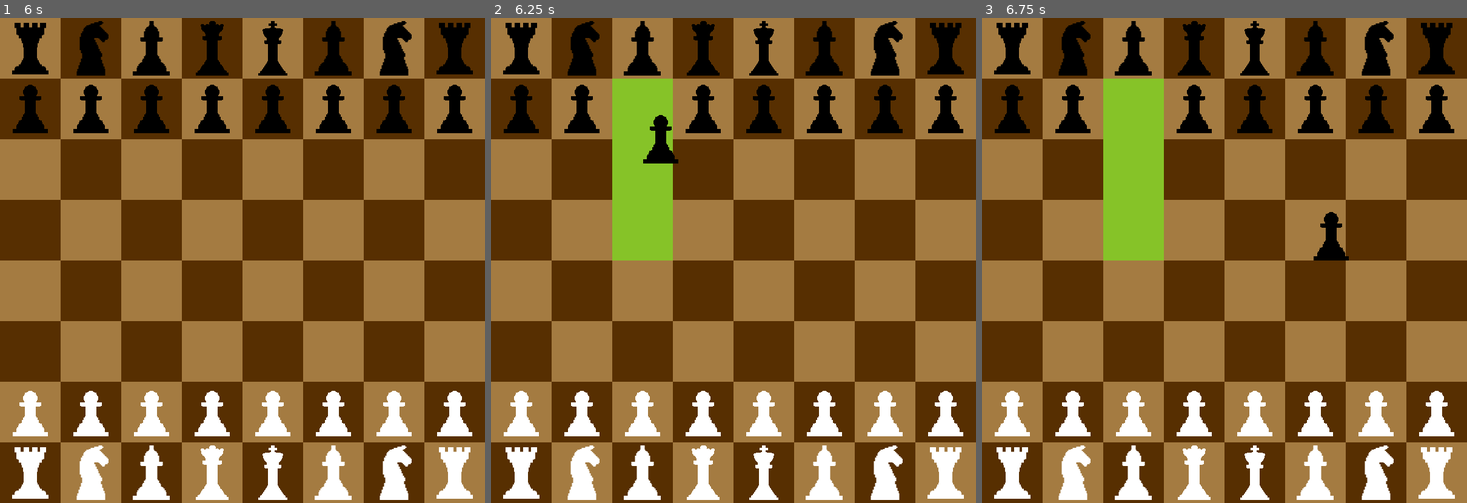
Above: before the commit, frames 1-3 (left to right).
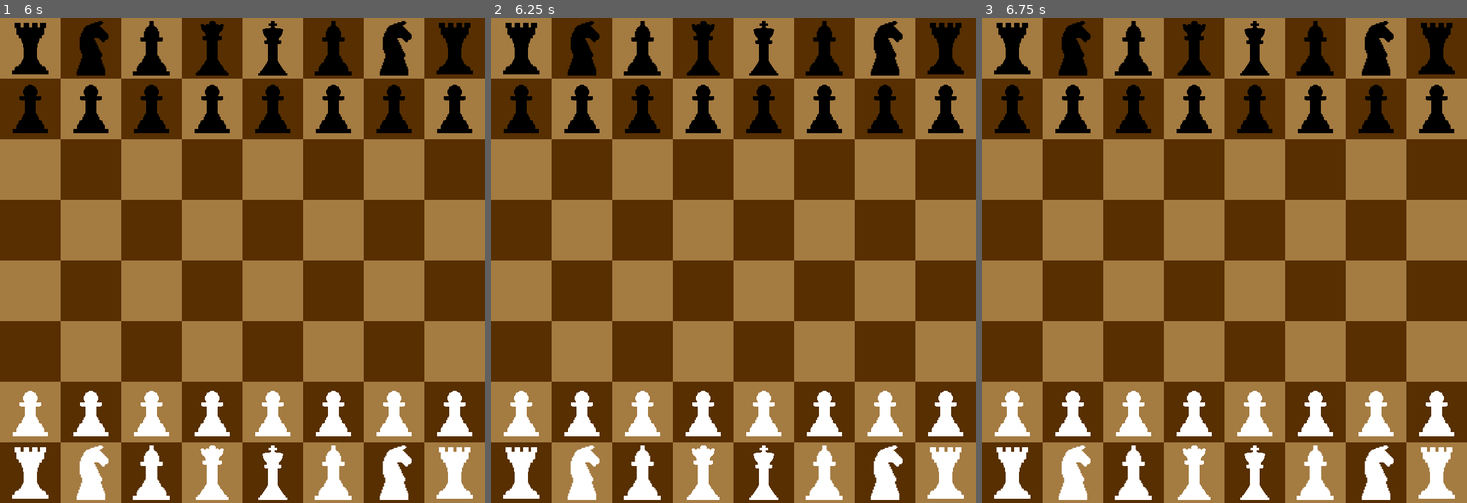
Above: after the commit, the same moments.

Repository: sammy-kuang/EvolutionChess
Game: Godot game, scene res://Scene.tscn
The game is run twice, just before and just after one commit, with the same random seed, the same clock (stepped at 60 frames per second) and the same inputs. This scene is started directly instead of the project's main scene.
Inputs (mouse positions are in pixels of both pictures, inside the frame that each line leads up to):
- Up to frame 1 (6 s): tap Enter at 0.5, 2, 3.5 s; move the mouse to (349, 236) at 0.52 s; press the mouse at (349, 236) at 0.53 s; tap R (undo) at 0.8, 1.35, 2.3, 2.85, 3.8, 4.35, 5.3, 5.85 s; tap Space at 1.25, 2.75, 4.25 s; move the mouse to (145, 284) at 1.27 s; release the mouse at (145, 284) at 1.28 s; click (145, 284) at 1.55 s; move the mouse to (291, 153) at 2.02 s; press the mouse at (291, 153) at 2.03 s; move the mouse to (218, 357) at 2.77 s; release the mouse at (218, 357) at 2.78 s; click (218, 357) at 3.05 s; move the mouse to (388, 333) at 3.52 s; press the mouse at (388, 333) at 3.53 s; tap Escape (close, bound only after the commit) at 4.15 s; move the mouse to (97, 187) at 4.27 s; release the mouse at (97, 187) at 4.28 s; click (97, 187) at 4.55 s; move the mouse to (266, 260) at 5.02 s; press the mouse at (266, 260) at 5.03 s; move the mouse to (169, 139) at 5.77 s; release the mouse at (169, 139) at 5.78 s
- Up to frame 2 (6.25 s): click (660, 139) at 6.05 s
- Up to frame 3 (6.75 s): move the mouse to (1331, 236) at 6.52 s; press the mouse at (1331, 236) at 6.53 s

Frame 1 is identical in both runs. In frame 2, 4.7% of the frame differs, in the area x 25-39%, y 12-50%; in frame 3, 5.0%, in the area x 25-76%, y 12-50%.

Commit message:
add piece movement enforcement, add basic checking, prepare for upgraded movements

Diff:
--- a/Instances/Piece.gd
+++ b/Instances/Piece.gd
@@ -69,9 +69,9 @@
 	data.append_array(search_for_path_block(tile.get_down_right()))
 	return data
 
-func is_possible_move(tile):
+func is_possible_move(move_tile):
 	for move in possible_moves:
-		if move.end_tile == tile:
+		if move.end_tile == move_tile:
 			return true
 	return false
 
@@ -162,6 +162,9 @@
 
 	return generation
 
+func generate_upgraded_moves():
+	pass
+
 func generate_legal_moves():
 	var moves = generate_possible_moves()
 	var legal_moves = []
--- /dev/null
+++ b/Instances/TextPopup.gd
@@ -0,0 +1,18 @@
+extends CenterContainer
+
+class_name TextPopup
+
+# Declare member variables here. Examples:
+onready var dialog : AcceptDialog = get_node("CanvasLayer/AcceptDialog")
+# var b = "text"
+
+
+# Called when the node enters the scene tree for the first time.
+func _ready():
+	dialog.popup()
+
+func set_text(text):
+	dialog.dialog_text = text
+
+func _on_AcceptDialog_confirmed():
+	queue_free()
--- /dev/null
+++ b/Instances/TextPopup.tscn
@@ -0,0 +1,25 @@
+[gd_scene load_steps=2 format=2]
+
+[ext_resource path="res://Instances/TextPopup.gd" type="Script" id=1]
+
+[node name="TextPopup" type="CenterContainer"]
+anchor_right = 1.0
+anchor_bottom = 1.0
+script = ExtResource( 1 )
+__meta__ = {
+"_edit_use_anchors_": false
+}
+
+[node name="CanvasLayer" type="CanvasLayer" parent="."]
+layer = 5
+
+[node name="AcceptDialog" type="AcceptDialog" parent="CanvasLayer"]
+visible = true
+margin_left = 221.0
+margin_top = 371.0
+margin_right = 579.0
+margin_bottom = 429.0
+window_title = "Evolution Chess: Notification"
+dialog_text = "Placeholder Text! If you see this, please let me know!"
+
+[connection signal="confirmed" from="CanvasLayer/AcceptDialog" to="." method="_on_AcceptDialog_confirmed"]
--- a/Instances/Tile.gd
+++ b/Instances/Tile.gd
@@ -30,7 +30,8 @@
 	if Server.has_session: # we are in a multiplayer game!
 		if(main_ref.mouse_piece == null and piece != null):
 			if piece.team_index == Server.team_index: # make sure we're only picking up our team's pieces
-				main_ref.pickup(piece)
+				if main_ref.current_turn == piece.team_index:
+					main_ref.pickup(piece)
 		elif(main_ref.mouse_piece != null):
 			if main_ref.mouse_piece.is_possible_move(self):
 				main_ref.drop(main_ref.mouse_piece.get_possible_move(self))
@@ -39,7 +40,8 @@
 
 	# session less
 	if(main_ref.mouse_piece == null and piece != null):
-		main_ref.pickup(piece)
+		if main_ref.current_turn == piece.team_index:
+			main_ref.pickup(piece)
 	elif(main_ref.mouse_piece != null):
 		if main_ref.mouse_piece.is_possible_move(self):
 			main_ref.drop(main_ref.mouse_piece.get_possible_move(self))
--- a/Main.gd
+++ b/Main.gd
@@ -5,6 +5,7 @@
 export var white_color : Color = Color.white
 export var black_color : Color = Color.black
 export var highlight_color : Color = Color.greenyellow
+export var check_color : Color = Color.red
 export var piece_offset : float = 0
 
 # tile related
@@ -30,8 +31,6 @@
 #	parse_fen_string("4k3/r7/8/8/8/8/8/R3K2R w KQkq - 0 1")
 	parse_fen_string("rnbqkbnr/pppppppp/8/8/8/8/PPPPPPPP/RNBQKBNR w KQkq - 0 1")
 
-	var p = pieces[1]
-	var up = p.search_for_path_block(p.tile.get_upward())
 
 func _process(_delta):
 	if get_viewport().get_mouse_position().x > 800+piece_offset:
@@ -106,8 +105,7 @@
 	mp.tile = et
 	if !is_simulation:
 		mp.position = et.position
-
-	last_move = move
+		last_move = move
 
 func upload_move_cipher(move : Move):
 	if Server.connected_global:
@@ -139,12 +137,20 @@
 		tp.visible = true
 
 func update_session_info(move : Move): # yikes. getting a bit messy
+	var moved_team = teams[current_turn]
+
 	move.move_piece.times_moved += 1
 	move.move_piece.has_moved = true
+	current_turn = 1 if current_turn == 0 else 0
+
+	# check! checking
+	if moved_team.has_enemy_in_check():
+		print("we have the enemy in check!")
+		# do tile highlighting now like leetchess lol
 
 
 func moved(move : Move):
-	var move_piece = move.move_piece
+	var _move_piece = move.move_piece
 	update_session_info(move) # Update the times moved, the has moved, etc
 
 	# store the moves that need to be pushed to the network
--- a/Scripts/Move.gd
+++ b/Scripts/Move.gd
@@ -5,11 +5,11 @@
 var move_piece = null
 var taken_piece = null
 
-func _init(start_tile,end_tile,move_piece,taken_piece):
-	self.start_tile = start_tile
-	self.end_tile = end_tile
-	self.move_piece = move_piece
-	self.taken_piece = taken_piece
+func _init(st,et,mp,tp):
+	self.start_tile = st
+	self.end_tile = et
+	self.move_piece = mp
+	self.taken_piece = tp
 
 func compare_end_index(index : int):
 	return end_tile.index == index
--- a/Scripts/Server.gd
+++ b/Scripts/Server.gd
@@ -19,6 +19,7 @@
 # ui stuff
 onready var code_enter : LineEdit = get_tree().get_root().get_node("MainMenu/CodeEnter")
 onready var close_session_button : TextureButton = get_tree().get_root().get_node("MainMenu/Host/CloseSession")
+var text_popup_prefab = preload("res://Instances/TextPopup.tscn")
 
 # Called when the node enters the scene tree for the first time.
 func _ready():
@@ -78,6 +79,8 @@
 	session_close()
 	reset_ui()
 
+func request_disconnect_session():
+	rpc_id(1, "disconnect_session")
 # -----------------------------------------
 
 # -- LOCAL MANAGEMENT START --
@@ -85,7 +88,7 @@
 func create_session_scene():
 	scene = scene_prefab.instance()
 	scene.visible = false
-	board = scene.get_child(1) # Main position
+	board = scene.get_node("Main") # Main position
 	add_child(scene)
 
 func set_ui_visibility(state : bool):
@@ -105,6 +108,17 @@
 	code_enter.editable = true
 	code_enter.text = "CODE"
 	close_session_button.visible = false
+
+func create_text_popup(text):
+	var instance : TextPopup = text_popup_prefab.instance()
+	add_child(instance)
+	instance.set_text(text)
+
+
+func _input(event):
+	if event.is_action_pressed("close"):
+		if has_session and enemy_id != -1:
+			request_disconnect_session()
 
 
 # -----------------------------------------
@@ -131,9 +145,12 @@
 	# delete previous board
 	scene.queue_free()
 
+	if message != "":
+		Server.create_text_popup(message)
+
 # -----------------------------------------
 
-# -- MAKING THE ACTUAL MOVES !!! ---
+# -- MAKING THE ACTUAL MOVES !!! --
 
 func upload_move(a,b,c,d):
 	if enemy_id == -1: # don't upload the move if we dont have an opponent!
@@ -146,5 +163,17 @@
 	var move = board.decipher_move_indexes(int(a),int(b),int(c),int(d))
 	board.update_session_info(move)
 	board.move(move)
+	board.checkmate_check()
 #	print(board.decipher_move_indexes(int(a),int(b),int(c),int(d)).taken_piece)
 # -----------------------------------------
+
+# -- PROCESSING SESSION UPDATES --
+
+func upload_piece_upgrade(piece_index, state):
+	if enemy_id == -1:
+		return
+
+	rpc_id(enemy_id, "process_piece_upgrade", piece_index, state)
+
+remote func process_piece_upgrade(piece_index, state):
+	board.set_piece_upgraded_state(board.pieces[piece_index], state)
--- a/Scripts/Team.gd
+++ b/Scripts/Team.gd
@@ -13,9 +13,9 @@
 var team_index = 0
 var in_check : bool = false
 
-func _init(team_number:int = 0, main_ref = null):
+func _init(team_number:int = 0, mp = null):
 	self.team_index = team_number
-	self.main_ref = main_ref
+	self.main_ref = mp
 
 
 func get_king():
@@ -40,7 +40,7 @@
 	var r = rng.randi_range(0, pieces.size())
 	return pieces[r]
 
-func get_upgradable_piece(iter : int = 1 ):
+func get_upgradable_piece(_iter : int = 1 ):
 	pass #todo kek
 
 func get_enemy_team_index():
--- a/project.godot
+++ b/project.godot
@@ -34,6 +34,11 @@
 "language": "GDScript",
 "path": "res://Scripts/Team.gd"
 }, {
+"base": "CenterContainer",
+"class": "TextPopup",
+"language": "GDScript",
+"path": "res://Instances/TextPopup.gd"
+}, {
 "base": "Sprite",
 "class": "Tile",
 "language": "GDScript",
@@ -45,6 +50,7 @@
 "Piece": "",
 "PieceType": "",
 "Team": "",
+"TextPopup": "",
 "Tile": ""
 }
 
@@ -77,6 +83,11 @@
 "events": [ Object(InputEventKey,"resource_local_to_scene":false,"resource_name":"","device":0,"alt":false,"shift":false,"control":false,"meta":false,"command":false,"pressed":false,"scancode":82,"unicode":0,"echo":false,"script":null)
  ]
 }
+close={
+"deadzone": 0.5,
+"events": [ Object(InputEventKey,"resource_local_to_scene":false,"resource_name":"","device":0,"alt":false,"shift":false,"control":false,"meta":false,"command":false,"pressed":false,"scancode":16777217,"unicode":0,"echo":false,"script":null)
+ ]
+}
 
 [physics]
 
